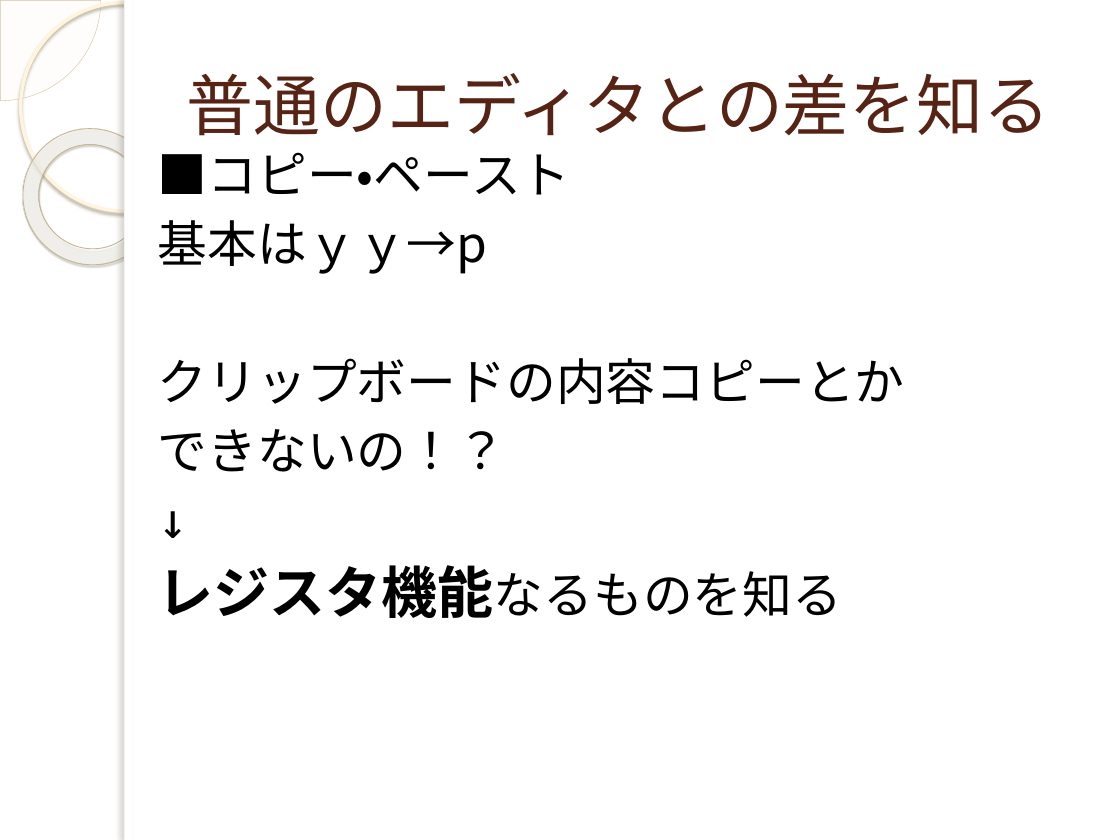
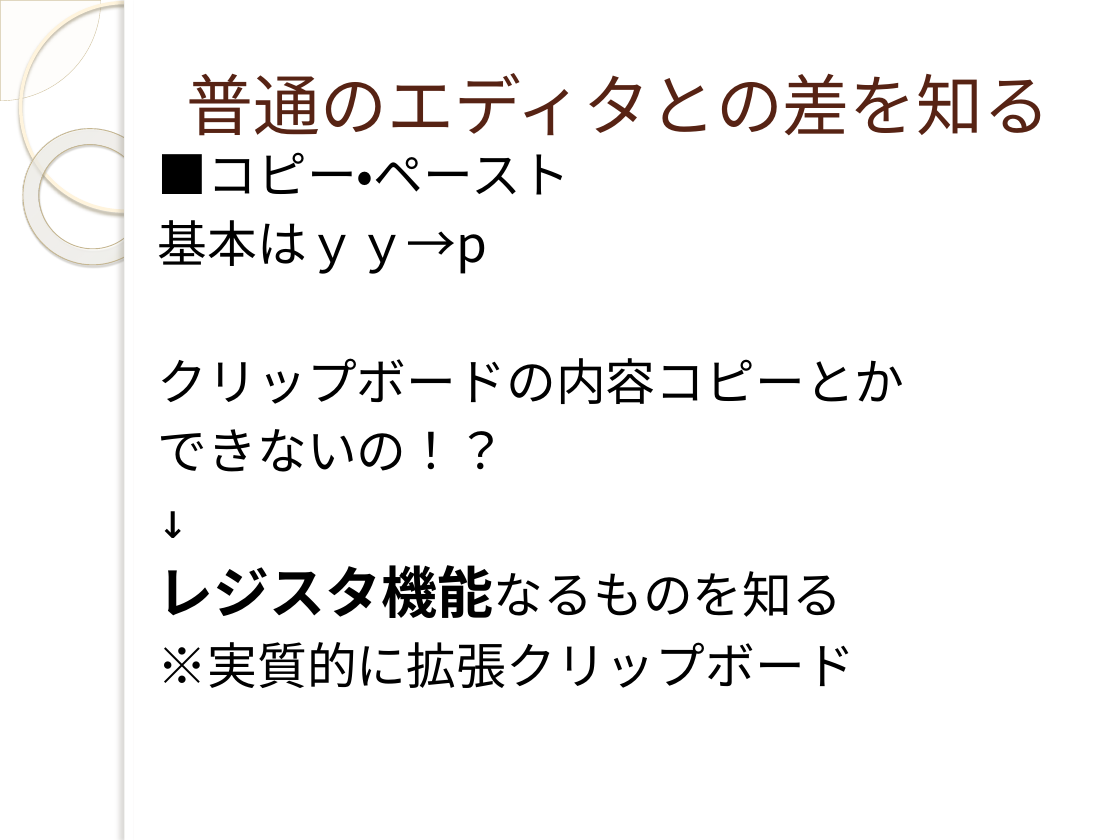
Before and after one commit to yuridonus/FEstudy, a slide deck: slide 25 of vimmer.pptx (slide 24 before the commit). Drawn at 1120x840 pixels with LibreOffice and Linux fonts; fonts in the diff are those of the drawing; background and template pictures are left out. Boxes give left, top, right and bottom in pixels: in the first picture for what was removed or moved away, otherwise in the second. Text is boxed around its words. In the diff, an @@ line names an element or a change of style, - is before the commit and + after.

```diff
--- a/vimmer.pptx
+++ b/vimmer.pptx
@@ text at (158, 642, 855, 688): paragraph added @@
+※実質的に拡張クリップボード
```
Also in this commit, not shown: 4 other slides changed, 1 slide added, 2 other files.
